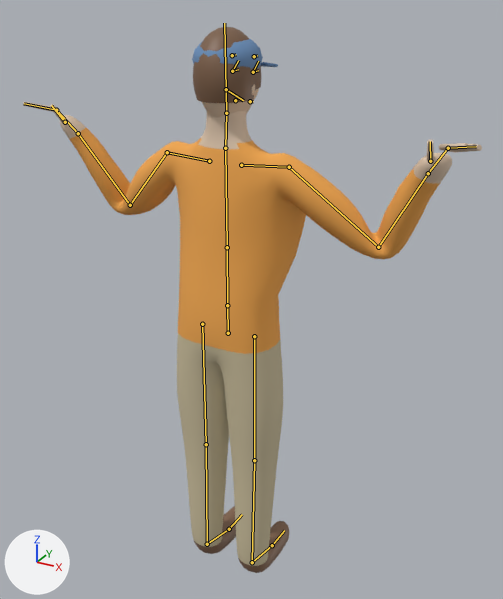
The Blender file source_art/char_stranger_d.blend: old version first, new version second.
Both versions are drawn from a camera (50 mm lens) standing at (0.95, -1.584, 1.837) and looking at (0.011, 0.122, 0.984). Lighting does not change. The marker at lower left points along +X, +Y and +Z. The older version comes first. Both versions are drawn at frame 0 of the action 'arms_cross'; the numbers are the values there. The bones that bend it are drawn over the model as lines.

The first picture shows 'stranger_d_Mesh'.
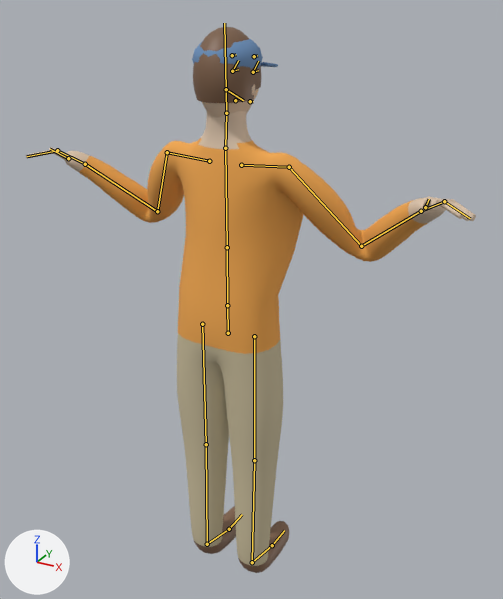
Changed parts and their boxes (x1, y1, x2, y2) in the pictures (503 x 599 px):
'stranger_d_Mesh', posed
    before: (23, 27, 482, 573)
    after: (26, 27, 476, 573)
bone 'UpperArm.R', root to tip
    before: (289, 167) to (378, 247)
    after: (289, 167) to (361, 246)
bone 'UpperArm.L', root to tip
    before: (167, 152) to (130, 205)
    after: (167, 152) to (157, 211)

The change, as a diff of the scene's bpy script:
```diff
--- a/source_art/char_stranger_d.blend.py
+++ b/source_art/char_stranger_d.blend.py
@@ bone_upperarm_r @@
 bone_upperarm_r = bpy.data.objects['Armature'].pose.bones['UpperArm.R']  # child of 'Shoulder.R'
-bone_upperarm_r.rotation_quaternion = (0.832, 0.212, 0.51, 0.052)  # degrees (46, 56, 33)
+bone_upperarm_r.rotation_quaternion = (0.772, 0.141, 0.586, 0.201)  # degrees (59, 58, 64)
@@ bone_upperarm_l @@
 bone_upperarm_l = bpy.data.objects['Armature'].pose.bones['UpperArm.L']  # child of 'Shoulder.L'
-bone_upperarm_l.rotation_quaternion = (0.832, 0.212, -0.51, -0.052)  # degrees (46, -56, -33)
+bone_upperarm_l.rotation_quaternion = (0.772, 0.141, -0.586, -0.201)  # degrees (59, -58, -64)
```
